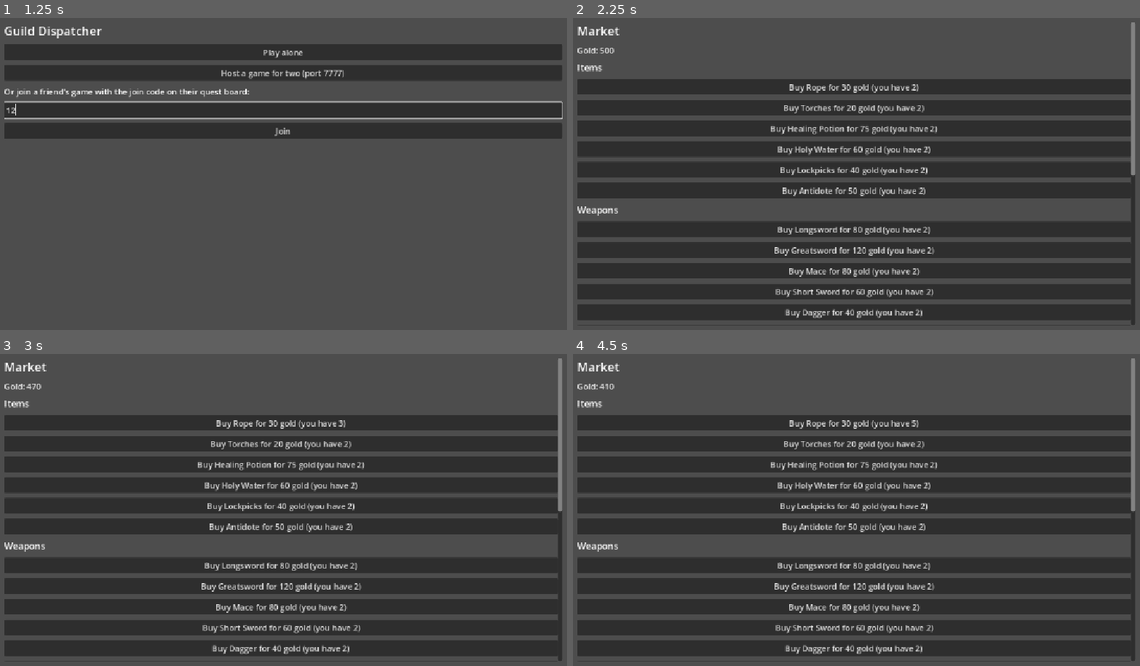
Above: before the commit, frames 1-4 (two rows, left to right).
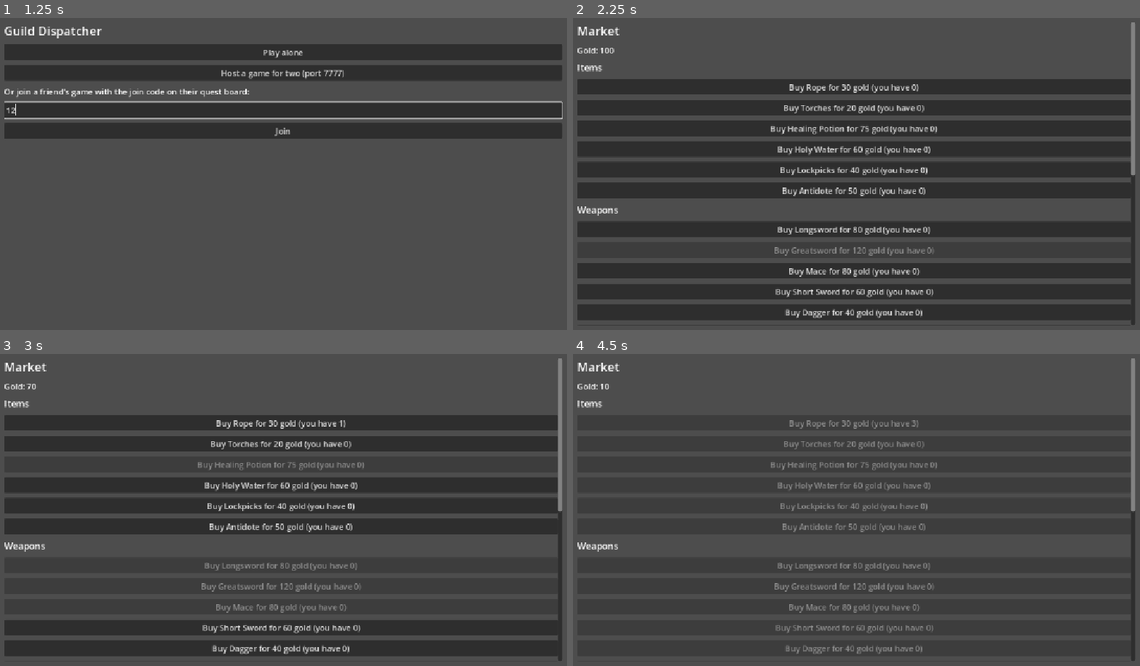
Above: after the commit, the same moments.

Repository: vampcent/guild-dispatcher
Game: Godot game, scene res://scenes/main/main.tscn
The game is run twice, just before and just after one commit, with the same random seed, the same clock (stepped at 60 frames per second) and the same inputs. The project has no main scene, so this scene is started directly.
Inputs (mouse positions are in pixels of both pictures, inside the frame that each line leads up to):
- Up to frame 1 (1.25 s): click (283, 111) at 0.52 s; type "12" at 0.6 s
- Up to frame 2 (2.25 s): click "Play alone" at 1.25 s; click "Visit the market" at 2 s
- Up to frame 3 (3 s): click (283, 422) at 2.75 s, where only the run before the commit has a clickable "Buy Rope for 30 gold (you hav…"
- Up to frame 4 (4.5 s): click (856, 422) at 3.5 s, where only the run before the commit has a clickable "Buy Rope for 30 gold (you hav…"; click (856, 422) at 4.25 s, where only the run before the commit has a clickable "Buy Rope for 30 gold (you hav…"

Frame 1 is identical in both runs. In frame 2, 0.3% of the frame differs, in the area x 4-64%, y 9-96%; in frame 3, 0.9%; in frame 4, 2.2%, in the area x 4-65%, y 9-97%.

Commit message:
Start a new guild with low gold and no equipment (GD-55)
Starting gold drops from 500 to 100. The armoury's weapon, armour and
item lists are now only what the market sells, and a new guild's armoury
holds ArmouryData.starting_stock, which is empty. Tests that need gear or
gold to hand set their own: TestCase.make_stocked_armoury_data() gives the
old two of everything. supplies_test checks a real new guild: empty
armoury, 100 gold, a full board, an unarmed party it can send and a
dagger it can afford.

Co-authored-by: joshua.conetta@hotmail.co.uk <joshua.conetta@hotmail.co.uk>
Amp-Thread-ID: https://ampcode.com/threads/T-01a1a0c0-fa3e-74d1-bc76-0febecb35e01

Diff:
--- a/scenes/tests/armour_test.gd
+++ b/scenes/tests/armour_test.gd
@@ -6,7 +6,7 @@
 
 
 func _ready() -> void:
-	var armoury: Armoury = Armoury.new(load("res://data/equipment/armoury.tres") as ArmouryData)
+	var armoury: Armoury = Armoury.new(make_stocked_armoury_data())
 	var thief: AdventurerData = load("res://data/characters/adventurers/thief.tres") as AdventurerData
 	var evoker: AdventurerData = load("res://data/characters/adventurers/evoker.tres") as AdventurerData
 	var exorcist: AdventurerData = load("res://data/characters/adventurers/exorcist.tres") as AdventurerData
--- a/scenes/tests/armoury_test.gd
+++ b/scenes/tests/armoury_test.gd
@@ -7,9 +7,9 @@
 
 
 func _ready() -> void:
-	var data: ArmouryData = load("res://data/equipment/armoury.tres") as ArmouryData
+	var data: ArmouryData = make_stocked_armoury_data(2)
 	_armoury = Armoury.new(data)
-	print("Armoury: %d weapon types, %d of each" % [data.weapons.size(), data.base_copies])
+	print("Armoury: %d weapon types, 2 of each" % data.weapons.size())
 
 	check(_check_loadout("sentinel", "longsword", "shield"), "Sentinel can use a longsword and shield")
 	check(_check_loadout("berserker", "greatsword", ""), "Berserker can use a greatsword")
--- a/scenes/tests/economy_test.gd
+++ b/scenes/tests/economy_test.gd
@@ -122,6 +122,7 @@
 
 	print("--- Everyone dead ---")
 	var empty: GuildLedger = GuildLedger.new(_rules)
+	empty.gold = _rules.recruit_cost
 	print("Can afford a recruit: closed = %s" % empty.is_closed(0))
 	check(not empty.is_closed(0), "A guild with no adventurers stays open if it can recruit")
 	empty.gold = 100
--- a/scenes/tests/guild_test.gd
+++ b/scenes/tests/guild_test.gd
@@ -1,6 +1,7 @@
 extends TestCase
 
 var _economy_rules: EconomyRulesData
+var _armoury_data: ArmouryData = make_stocked_armoury_data()
 var _rng: RandomNumberGenerator = RandomNumberGenerator.new()
 
 
@@ -561,7 +562,7 @@
 ) -> GuildState:
 	return GuildState.new(
 		rules,
-		load("res://data/equipment/armoury.tres") as ArmouryData,
+		_armoury_data,
 		_economy_rules,
 		_rng
 	)
--- a/scenes/tests/loot_test.gd
+++ b/scenes/tests/loot_test.gd
@@ -105,7 +105,7 @@
 func _check_tiers() -> void:
 	var rules: EncounterRulesData = load("res://data/rules/encounter_rules.tres") as EncounterRulesData
 	var quest: QuestData = load("res://data/quests/dragon_lair.tres") as QuestData
-	var armoury: Armoury = Armoury.new(load("res://data/equipment/armoury.tres") as ArmouryData)
+	var armoury: Armoury = Armoury.new(make_stocked_armoury_data())
 	var party: Array[Loadout] = _make_party(["sentinel", "thief", "evoker", "exorcist"])
 	var rng: RandomNumberGenerator = RandomNumberGenerator.new()
 	rng.seed = 1234
@@ -174,7 +174,7 @@
 
 
 func _check_party_wipe() -> void:
-	var armoury: Armoury = Armoury.new(load("res://data/equipment/armoury.tres") as ArmouryData)
+	var armoury: Armoury = Armoury.new(make_stocked_armoury_data())
 	var longsword: WeaponData = load("res://data/equipment/weapons/longsword.tres") as WeaponData
 	var sentinel: AdventurerData = _load_adventurer("sentinel")
 	var party: Array[Loadout] = [Loadout.new(sentinel, longsword)]
--- a/scenes/tests/multiplayer_test.gd
+++ b/scenes/tests/multiplayer_test.gd
@@ -7,6 +7,7 @@
 var _outcomes: Dictionary[GuildSession, Array] = {}
 var _host_baseline: int = 0
 var _guest_baseline: int = 0
+var _stocked_armoury: ArmouryData = make_stocked_armoury_data()
 
 
 func _check_join_codes() -> void:
@@ -201,10 +202,13 @@
 	root.name = root_name
 	add_child(root)
 	get_tree().set_multiplayer(SceneMultiplayer.new(), root.get_path())
+	# Both players get the same rules: a stocked armoury and enough gold to test purchases.
+	var economy_rules: EconomyRulesData = load("res://data/rules/economy_rules.tres").duplicate()
+	economy_rules.starting_gold = 500
 	var session: GuildSession = GuildSession.new(
 		load("res://data/rules/campaign_rules.tres") as CampaignRulesData,
-		load("res://data/equipment/armoury.tres") as ArmouryData,
-		load("res://data/rules/economy_rules.tres") as EconomyRulesData,
+		_stocked_armoury,
+		economy_rules,
 		load("res://data/rules/encounter_rules.tres") as EncounterRulesData,
 		load("res://data/reports/report_phrases.tres") as ReportPhrasesData
 	)
--- a/scenes/tests/supplies_test.gd
+++ b/scenes/tests/supplies_test.gd
@@ -28,6 +28,7 @@
 	_check_shop(load("res://data/equipment/weapons/longsword.tres") as WeaponData)
 	_check_shop(load("res://data/equipment/armour/plate_armour.tres") as ArmourData)
 	_check_prices()
+	_check_new_guild()
 	finish()
 
 
@@ -63,7 +64,7 @@
 
 
 func _check_stock(item: ItemData) -> void:
-	var armoury: Armoury = Armoury.new(load("res://data/equipment/armoury.tres") as ArmouryData)
+	var armoury: Armoury = Armoury.new(make_stocked_armoury_data())
 	var sentinel: AdventurerData = _load_adventurer("sentinel")
 	var party: Array[Loadout] = [Loadout.new(sentinel, null, null, null, [], item)]
 	var result: QuestResult = QuestResult.new()
@@ -85,6 +86,7 @@
 	)
 	var item_name: String = equipment.get("display_name")
 	var price: int = equipment.get("price")
+	guild.ledger.gold = 500
 	var gold: int = guild.ledger.gold
 	var stocked: int = guild.armoury.get_count(equipment)
 	print("Before buying: Gold %d | %s %d" % [gold, item_name, stocked])
@@ -113,6 +115,33 @@
 	)
 
 
+# A new guild starts poor with an empty armoury, and has to send people out
+# unarmed or buy its first weapon at the market.
+func _check_new_guild() -> void:
+	var data: ArmouryData = load("res://data/equipment/armoury.tres") as ArmouryData
+	var economy: EconomyRulesData = load("res://data/rules/economy_rules.tres") as EconomyRulesData
+	var guild: GuildState = GuildState.new(
+		load("res://data/rules/campaign_rules.tres") as CampaignRulesData,
+		data,
+		economy,
+		RandomNumberGenerator.new()
+	)
+	var owned: PackedStringArray = []
+
+	for equipment: Resource in data.items + data.weapons + data.armour:
+		if guild.armoury.get_count(equipment) > 0:
+			owned.append(equipment.get("display_name"))
+
+	check_equal(owned, PackedStringArray(), "A new guild's armoury is empty")
+	check(guild.ledger.gold <= 150, "A new guild starts with little gold (%d)" % guild.ledger.gold)
+	check_equal(guild.board.size(), 3, "A new guild still has a full quest board")
+	var unarmed: Array[Loadout] = [Loadout.new(guild.roster[0]), Loadout.new(guild.roster[1])]
+	check(guild.get_party_problems(unarmed).is_empty(), "A new guild can send a party out unarmed")
+	var dagger: WeaponData = load("res://data/equipment/weapons/dagger.tres") as WeaponData
+	check(guild.buy_equipment(dagger), "A new guild can afford a dagger")
+	check_equal(guild.armoury.get_count(dagger), 1, "The dagger is in the armoury")
+
+
 func _check_prices() -> void:
 	var data: ArmouryData = load("res://data/equipment/armoury.tres") as ArmouryData
 	var free: PackedStringArray = []
--- a/scenes/tests/test_case.gd
+++ b/scenes/tests/test_case.gd
@@ -39,6 +39,20 @@
 	check_near(actual, expected, expected * RELATIVE_TOLERANCE, description)
 
 
+# The real armoury starts empty. Tests that need gear to hand get this copy,
+# which starts with copies of every weapon, armour and item the market sells.
+func make_stocked_armoury_data(copies: int = 2) -> ArmouryData:
+	var data: ArmouryData = (load("res://data/equipment/armoury.tres") as ArmouryData).duplicate()
+	data.starting_stock = []
+
+	for stock: Array in [data.weapons, data.armour, data.items]:
+		for equipment: Resource in stock:
+			for _copy: int in copies:
+				data.starting_stock.append(equipment)
+
+	return data
+
+
 func finish() -> void:
 	for failure: String in _failures:
 		print("FAILED: %s" % failure)
--- a/scripts/data/equipment/armoury_data.gd
+++ b/scripts/data/equipment/armoury_data.gd
@@ -1,7 +1,9 @@
 class_name ArmouryData
 extends Resource
 
-@export_range(1, 10) var base_copies: int = 2
+# What the market sells.
 @export var weapons: Array[WeaponData] = []
 @export var armour: Array[ArmourData] = []
 @export var items: Array[ItemData] = []
+# What a new guild's armoury holds, one entry per copy.
+@export var starting_stock: Array[Resource] = []
--- a/scripts/data/rules/economy_rules_data.gd
+++ b/scripts/data/rules/economy_rules_data.gd
@@ -1,7 +1,7 @@
 class_name EconomyRulesData
 extends Resource
 
-@export_range(0, 100000) var starting_gold: int = 500
+@export_range(0, 100000) var starting_gold: int = 100
 @export_range(0, 100) var costly_pay_percent: int = 60
 @export_range(0, 10000) var wage_per_adventurer: int = 50
 @export_range(1, 20) var quests_between_wages: int = 3
--- a/scripts/simulation/guild/armoury.gd
+++ b/scripts/simulation/guild/armoury.gd
@@ -5,14 +5,8 @@
 
 
 func _init(data: ArmouryData) -> void:
-	for weapon: WeaponData in data.weapons:
-		_counts[weapon] = data.base_copies
-
-	for armour: ArmourData in data.armour:
-		_counts[armour] = data.base_copies
-
-	for item: ItemData in data.items:
-		_counts[item] = data.base_copies
+	for equipment: Resource in data.starting_stock:
+		add(equipment)
 
 
 func get_count(equipment: Resource) -> int:
